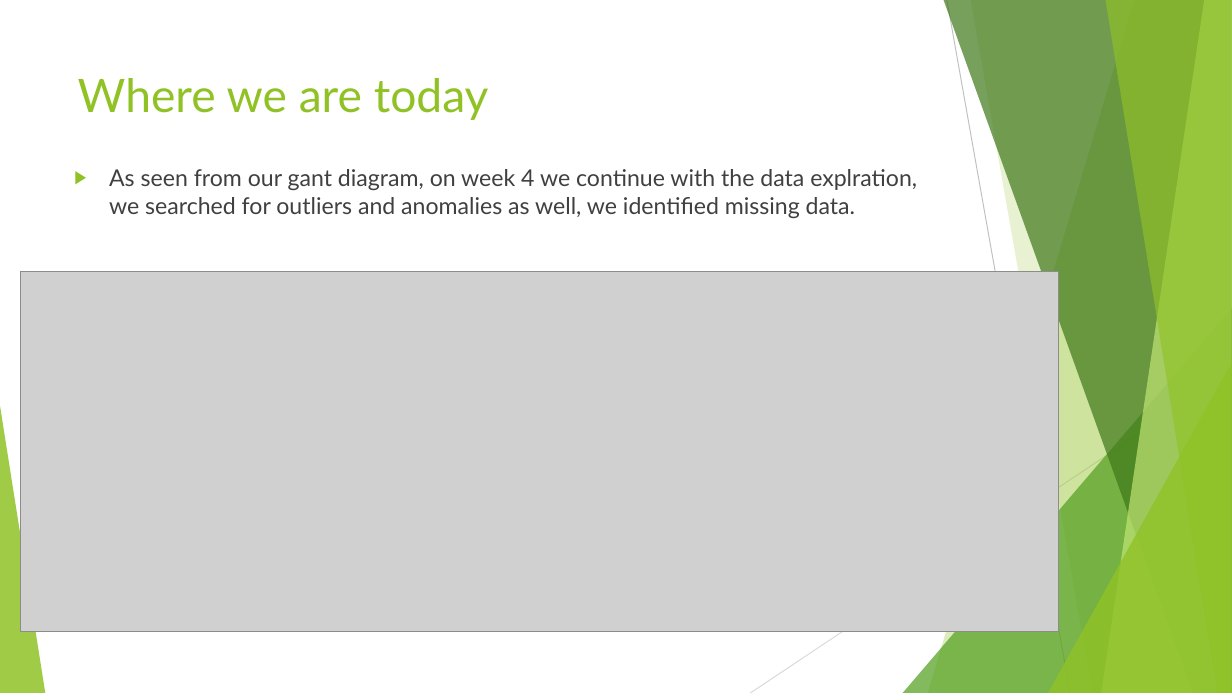
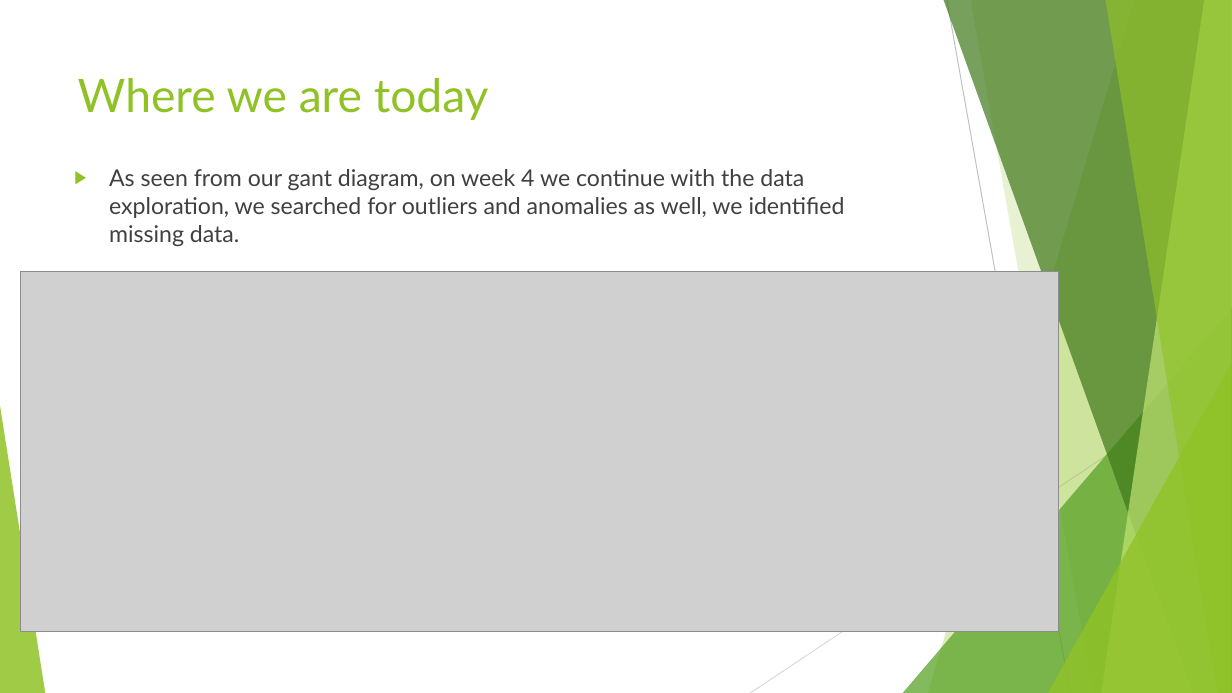
Before and after one commit to drummersoul/Cryptocurrency-Price-Prediction, a slide deck: slide 6 of Power Point Presentations/Presentation Week 3 Group D.pptx. Drawn at 1232x693 pixels with LibreOffice and Linux fonts; fonts in the diff are those of the drawing; grey boxes stand for pictures. Boxes give left, top, right and bottom in pixels: in the first picture for what was removed or moved away, otherwise in the second. Text is boxed around its words. In the diff, an @@ line names an element or a change of style, - is before the commit and + after.

```diff
--- a/Power Point Presentations/Presentation Week 3 Group D.pptx
+++ b/Power Point Presentations/Presentation Week 3 Group D.pptx
@@ text at <box>109,169,845,246</box>: text changed @@
-▶ As seen from our gant diagram, on week 4 we continue with the data explration, we searched for outliers and anomalies as well, we identified missing data.
+▶ As seen from our gant diagram, on week 4 we continue with the data exploration, we searched for outliers and anomalies as well, we identified missing data.
```
Also in this commit, not shown: 8 other slides changed, 1 slide added, 1 other file.
